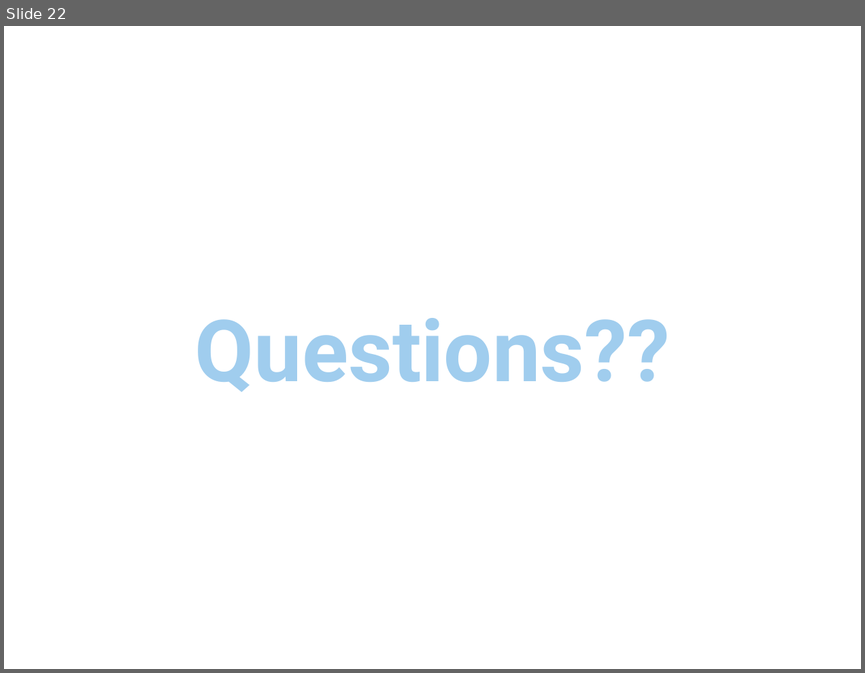
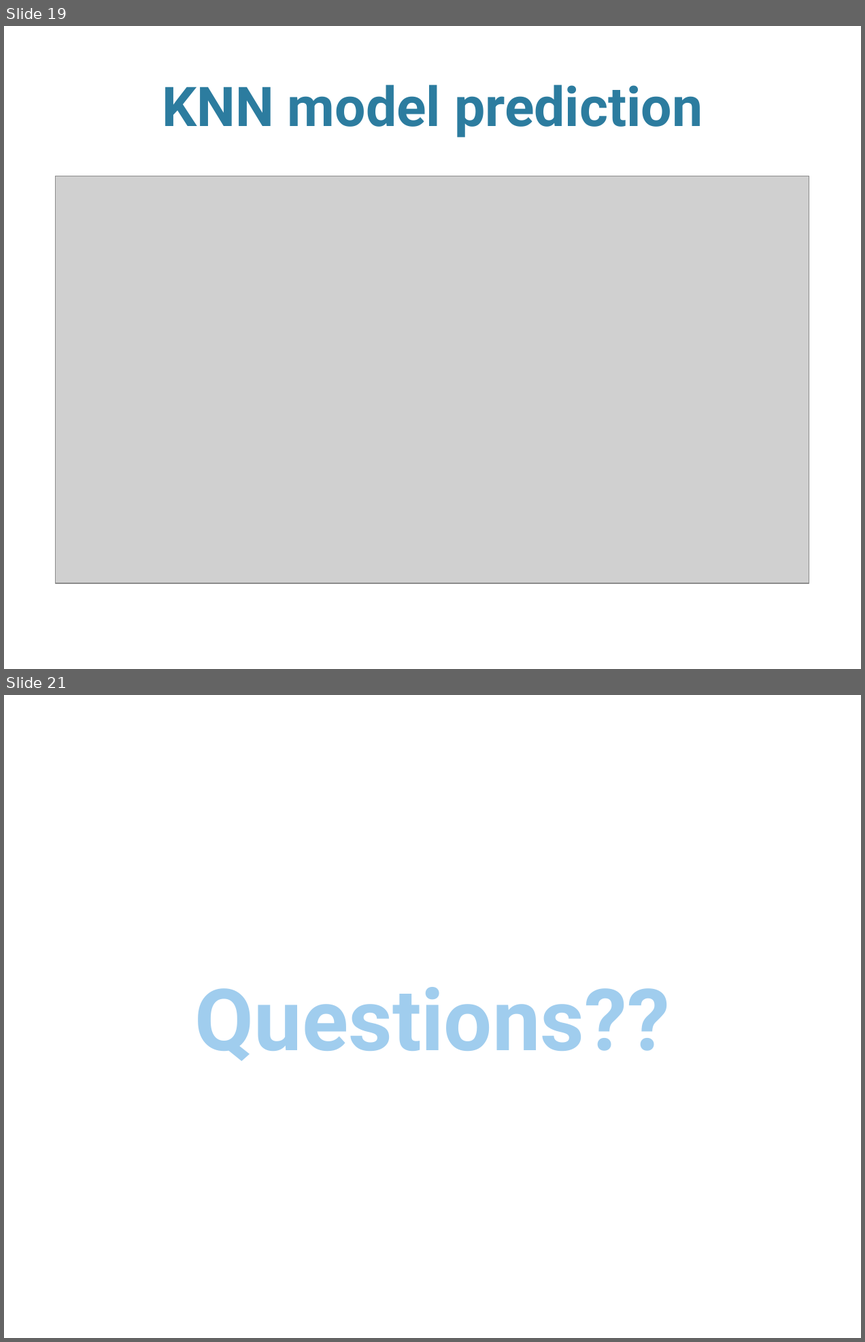
Before and after one commit to lqingsandra/DAT_SF_19, a slide deck: Homework/Project/presentation.pptx. Shown one above the other, each under a label of ours: slide 22 before the commit, slides 19 and 21 after it; the slides between them are not shown. The pictures are 865x673 and 865x1342 pixels, drawn with LibreOffice and Linux fonts; fonts in the diff are those of the drawing; grey boxes stand for pictures; background and template pictures are left out. Boxes give left, top, right and bottom in pixels: in the first picture for what was removed or moved away, otherwise in the second. Text is boxed around its words. In the diff, an @@ line names an element or a change of style, - is before the commit and + after.

```diff
--- a/Homework/Project/presentation.pptx
+++ b/Homework/Project/presentation.pptx
@@ slide 19 added at box(4, 26, 861, 669), background picture (left out) @@
@@ title added at box(162, 84, 702, 138), 46 pt, text #2C7C9F, bold @@
+KNN model prediction
@@ picture added at box(56, 176, 809, 583) @@
@@ what was slide 22 is now slide 21 @@
```
Also in this commit, not shown: 2 slides changed, 1 other slide added, 3 slides removed.
